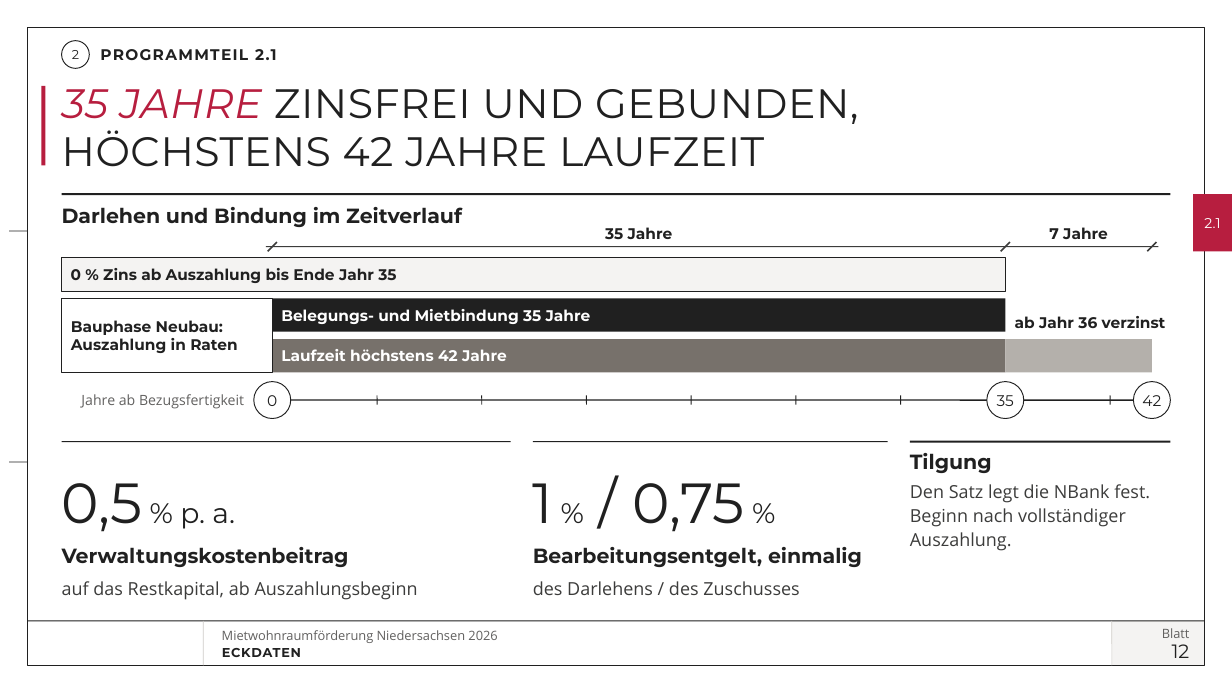
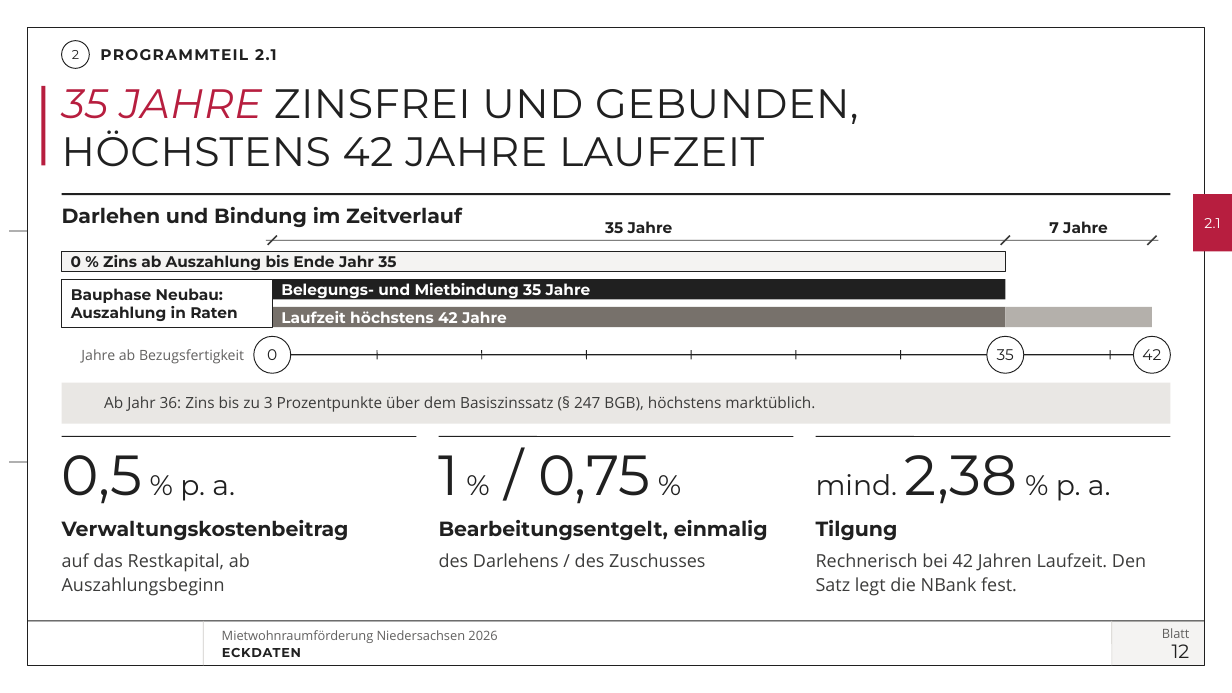
Before and after one commit to vgedaschko/NBank, a slide deck: slide 12 of praesentation/dist/PGN-Mietwohnraumfoerderung-Niedersachsen-2026-Vortrag.pptx. Drawn at 1232x693 pixels with LibreOffice and Linux fonts; fonts in the diff are those of the drawing; background and template pictures are left out. Boxes give left, top, right and bottom in pixels: in the first picture for what was removed or moved away, otherwise in the second. Text is boxed around its words. In the diff, an @@ line names an element or a change of style, - is before the commit and + after.

```diff
--- a/praesentation/dist/PGN-Mietwohnraumfoerderung-Niedersachsen-2026-Vortrag.pptx
+++ b/praesentation/dist/PGN-Mietwohnraumfoerderung-Niedersachsen-2026-Vortrag.pptx
@@ line moved from (1148, 251) - (1157, 242) to (268, 245) - (277, 236) @@
@@ line moved from (268, 251) - (277, 242) to (1001, 245) - (1010, 236) @@
@@ line moved from (1001, 251) - (1010, 242) to (1148, 245) - (1157, 236) @@
@@ rectangle "0 % Zins ab Auszahlung ...": place and size @@
-rectangle "0 % Zins ab Auszahlung ..." at bbox=[62, 258, 1006, 291]
+rectangle "0 % Zins ab Auszahlung ..." at bbox=[62, 251, 1006, 272]
@@ 2 texts, 1 line: place and size @@
-2 texts, 1 line at bbox=[266, 227, 1159, 247]
+2 texts, 1 line at bbox=[266, 221, 1159, 240]
@@ rectangle: place and size @@
-rectangle at bbox=[62, 299, 273, 372]
+rectangle at bbox=[62, 279, 273, 327]
@@ text "Bauphase Neubau:": place and size @@
-text "Bauphase Neubau:" at bbox=[71, 320, 238, 353]
+text "Bauphase Neubau:" at bbox=[71, 288, 238, 321]
@@ rectangle "Belegungs- und Mietbindung 35 Jahre": place and size @@
-rectangle "Belegungs- und Mietbindung 35 Jahre" at bbox=[273, 299, 1006, 332]
+rectangle "Belegungs- und Mietbindung 35 Jahre" at bbox=[273, 279, 1006, 299]
@@ rectangle "Laufzeit höchstens 42 Jahre": place and size @@
-rectangle "Laufzeit höchstens 42 Jahre" at bbox=[273, 339, 1006, 372]
+rectangle "Laufzeit höchstens 42 Jahre" at bbox=[273, 307, 1006, 327]
@@ rectangle: place and size @@
-rectangle at bbox=[1006, 339, 1153, 372]
+rectangle at bbox=[1006, 307, 1153, 327]
@@ text removed at bbox=[1015, 316, 1166, 328] @@
-ab Jahr 36 verzinst
@@ 8 lines, 3 ellipses, 1 text: place and size @@
-8 lines, 3 ellipses, 1 text at bbox=[81, 382, 1171, 419]
+8 lines, 3 ellipses, 1 text at bbox=[81, 336, 1171, 373]
@@ rectangle added at bbox=[62, 383, 1171, 423], fill #E9E7E4 @@
@@ text added at bbox=[104, 396, 815, 412], 12 pt, text #3C3C3B @@
+Ab Jahr 36: Zins bis zu 3 Prozentpunkte über dem Basiszinssatz (§ 247 BGB), höchstens marktüblich.
@@ text "0,5 % p. a.": place and size @@
-text "0,5 % p. a." at bbox=[62, 483, 235, 532]
+text "0,5 % p. a." at bbox=[62, 455, 235, 504]
@@ line moved from (62, 442) - (511, 442) to (62, 436) - (417, 436) @@
@@ text "1 % / 0,75 %": place and size @@
-text "1 % / 0,75 %" at bbox=[533, 483, 744, 532]
+text "1 % / 0,75 %" at bbox=[439, 455, 650, 504]
@@ line moved from (533, 442) - (888, 442) to (439, 436) - (794, 436) @@
@@ line moved from (910, 442) - (1171, 442) to (816, 436) - (1171, 436) @@
@@ line (816, 436) - (1171, 436): stroke #202020 1.5 pt to #202020 0.75 pt @@
@@ text added at bbox=[816, 455, 1111, 504], 22 pt, text #202020 @@
+mind. 2,38 % p. a.
@@ text "Verwaltungskostenbeitrag": place and size @@
-text "Verwaltungskostenbeitrag" at bbox=[62, 547, 349, 567]
+text "Verwaltungskostenbeitrag" at bbox=[62, 520, 349, 540]
@@ text "Bearbeitungsentgelt, einmalig": place and size @@
-text "Bearbeitungsentgelt, einmalig" at bbox=[533, 547, 862, 567]
+text "Bearbeitungsentgelt, einmalig" at bbox=[439, 520, 768, 540]
@@ text added at bbox=[816, 520, 898, 540], 16 pt, text #202020, bold @@
+Tilgung
@@ text "auf das Restkapital, ab Auszahlungsbeginn" rewrapped from bbox=[62, 581, 418, 600] to bbox=[62, 553, 250, 596] @@
@@ text "des Darlehens / des Zuschusses": place and size @@
-text "des Darlehens / des Zuschusses" at bbox=[533, 581, 799, 595]
+text "des Darlehens / des Zuschusses" at bbox=[439, 553, 705, 567]
@@ text at bbox=[816, 553, 1146, 596]: text changed @@
-Tilgung
-Den Satz legt die NBank fest. Beginn nach vollständiger Auszahlung.
+Rechnerisch bei 42 Jahren Laufzeit. Den Satz legt die NBank fest.
```
Also in this commit, not shown: 11 other slides changed, 24 other files.
